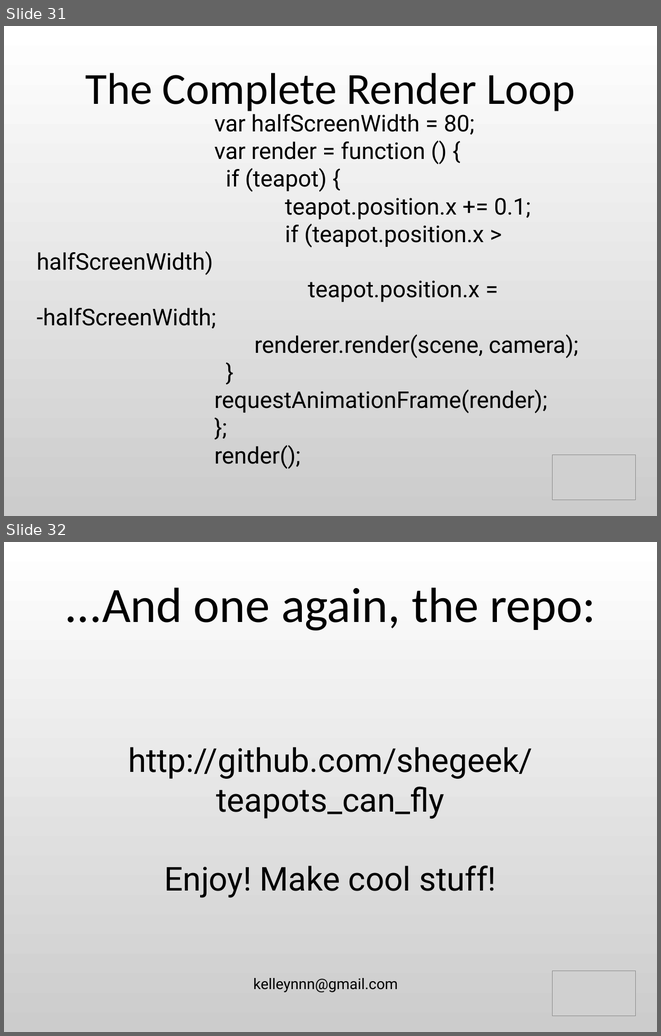
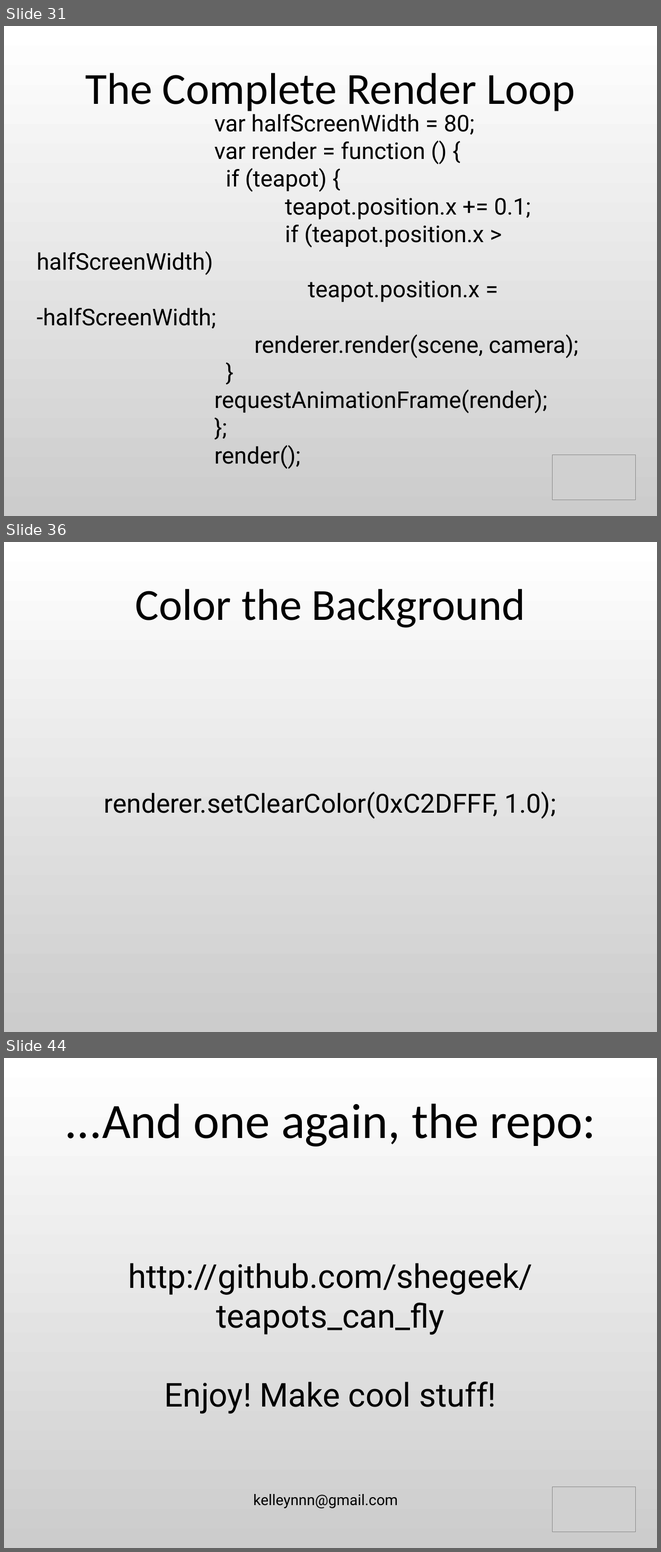
Before and after one commit to shegeek/teapots_can_fly, a slide deck: slides/teapots_can_fly-slides.odp. Shown one above the other, each under a label of ours: slides 31 and 32 before the commit, slides 31, 36 and 44 after it; the slides between them are not shown. The pictures are 661x1036 and 661x1552 pixels, drawn with LibreOffice and Linux fonts; fonts in the diff are those of the drawing; grey boxes stand for pictures. Boxes give left, top, right and bottom in pixels: in the first picture for what was removed or moved away, otherwise in the second. Text is boxed around its words. In the diff, an @@ line names an element or a change of style, - is before the commit and + after.

```diff
--- a/slides/teapots_can_fly-slides.odp
+++ b/slides/teapots_can_fly-slides.odp
@@ slide 36 added at box(4, 542, 657, 1032), background gradient #FFFFFF to #CCCCCC @@
@@ title added at box(135, 589, 526, 628), 54 pt, text #000000 @@
+Color the Background
@@ subtitle added at box(104, 792, 556, 819), 32 pt, text #000000 @@
+renderer.setClearColor(0xC2DFFF, 1.0);
@@ what was slide 32 is now slide 44 @@
```
Also in this commit, not shown: 12 other slides added, 7 other files.
